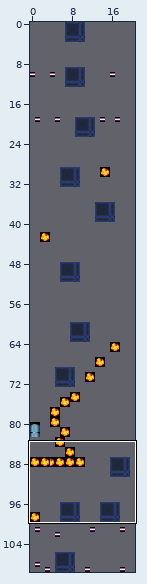
One commit to this Tiled map: Levels/MapAssets/leveltmxfiles/level8.tmx. Above, an overview of the earlier version with the close-up marked.
Close-up. Before the edit:
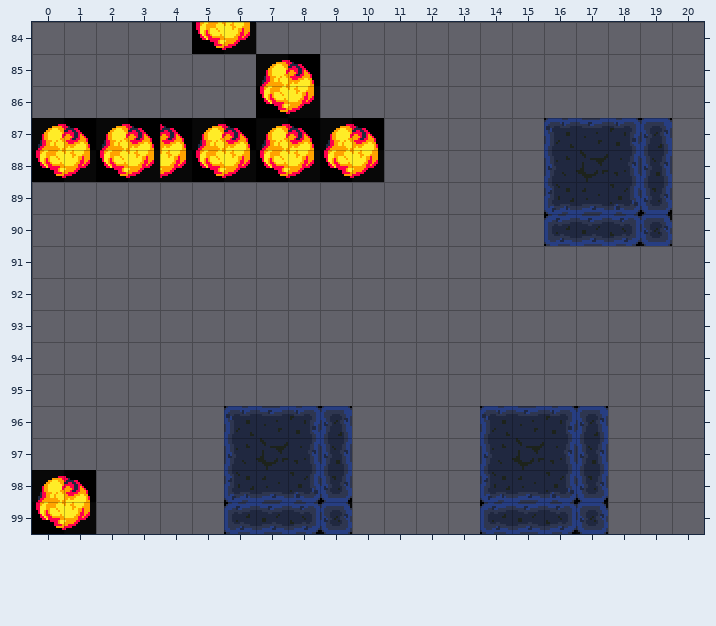
Cells are 16x16 px. Shown: x 0..20, y 84..99. The commit also changed other parts of the map, which this record leaves out.
New version:
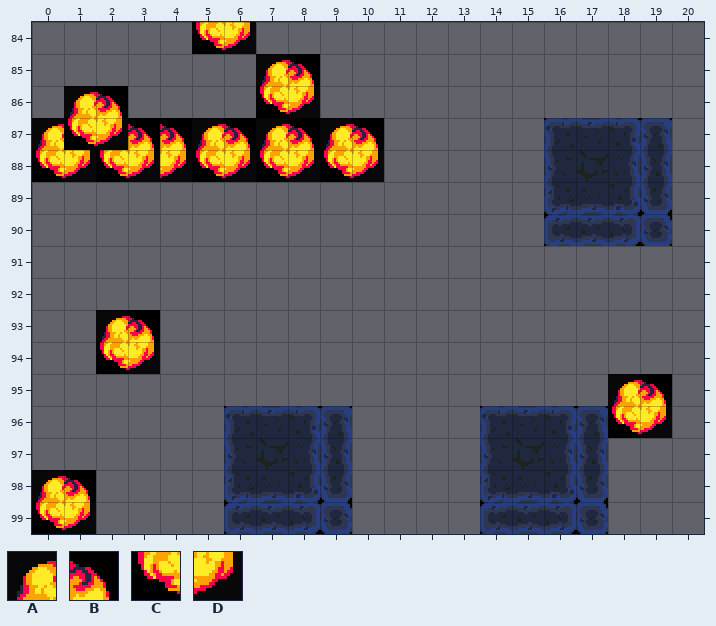
Key: from "spaceshooter": A 324, B 325, C 364, D 365.
_ is an empty cell.
Changes in this commit:
Layer "hazard":
There is now tile A in row 86 at x 1; in row 93 at x 2; in row 95 at x 18.
There is now tile B in row 86 at x 2; in row 93 at x 3; in row 95 at x 19.
There is now tile C in row 87 at x 1; in row 94 at x 2; in row 96 at x 18.
There is now tile D in row 87 at x 2; in row 94 at x 3; in row 96 at x 19.
Where, in picture pixels (left, top, right, bottom), the same in both close-ups:
added: (64, 86, 128, 150)
added: (96, 310, 160, 374)
added: (608, 374, 672, 438)
